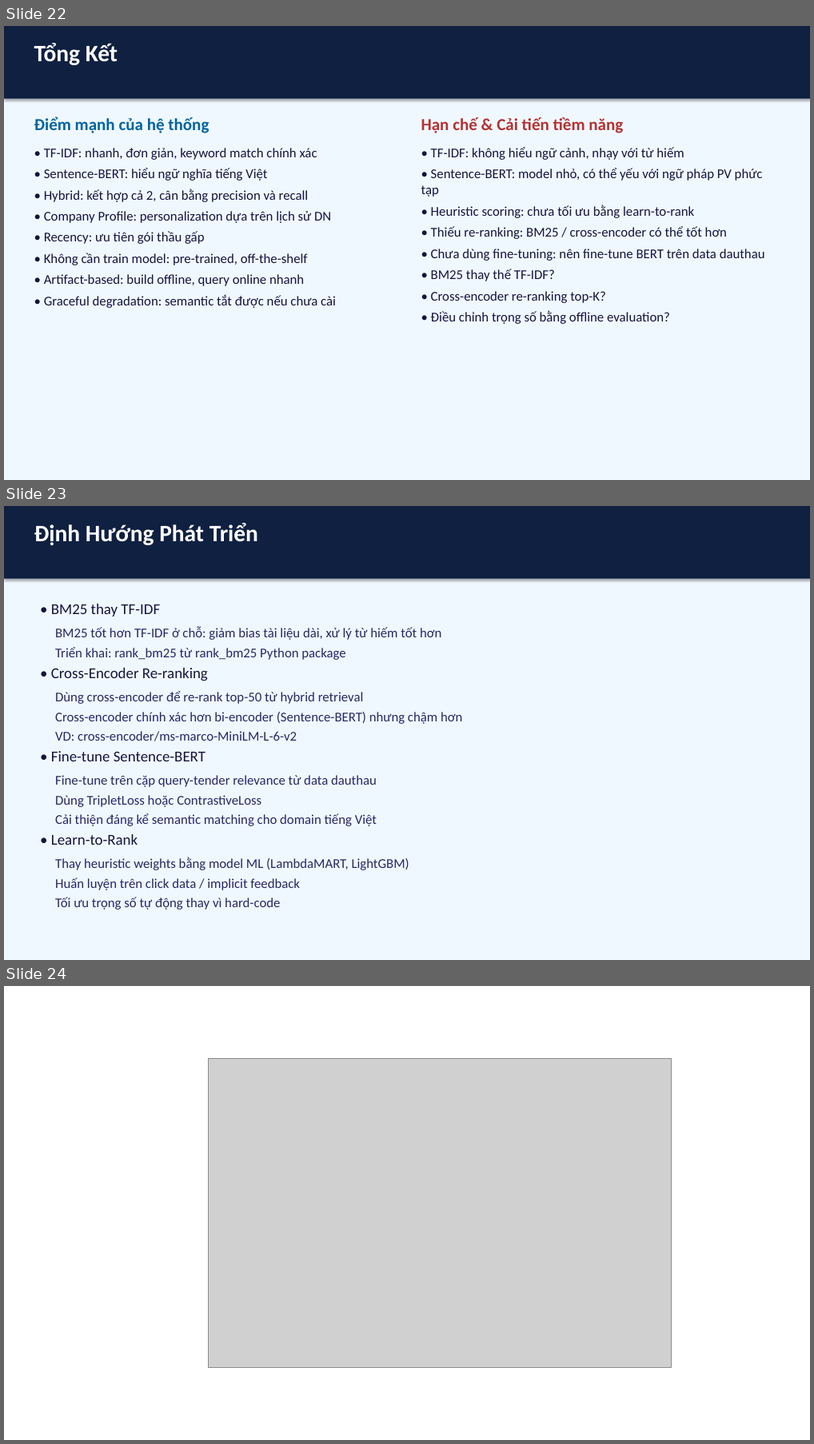
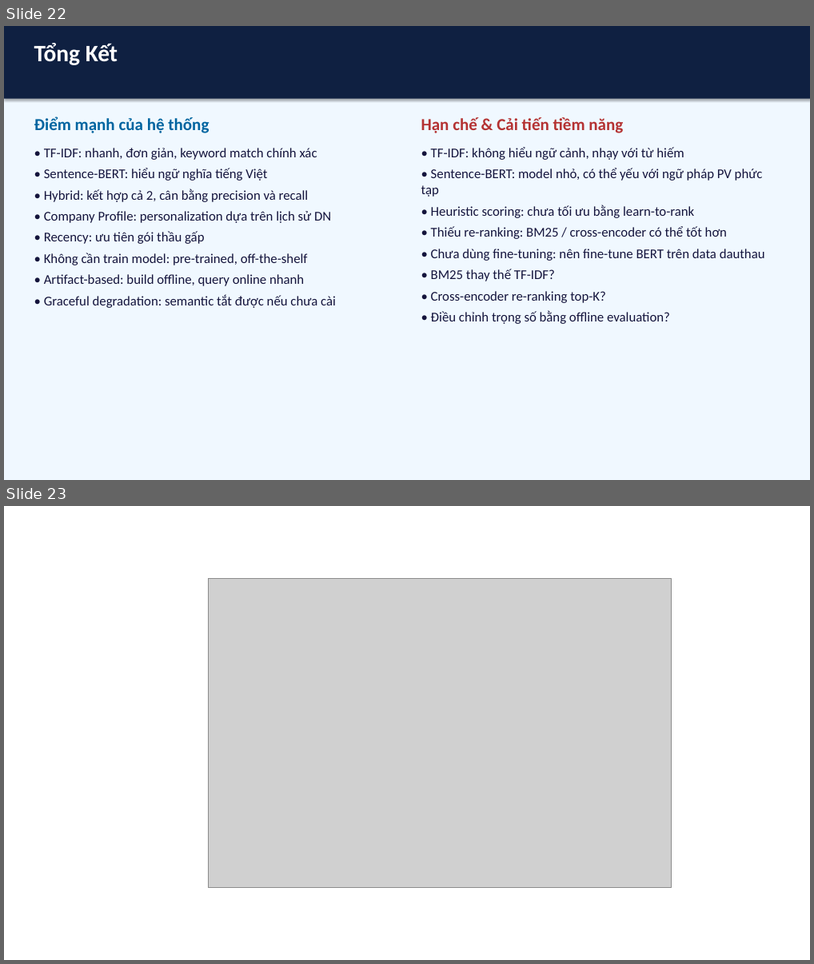
Before and after one commit to minhnc9504/DAUTHAU, a slide deck: Presentation ML.pptx. Shown one above the other, each under a label of ours: slides 22, 23 and 24 before the commit, slides 22 and 23 after it. The pictures are 814x1444 and 814x964 pixels, drawn with LibreOffice and Linux fonts; fonts in the diff are those of the drawing; grey boxes stand for pictures. Boxes give left, top, right and bottom in pixels: in the first picture for what was removed or moved away, otherwise in the second. Text is boxed around its words. In the diff, an @@ line names an element or a change of style, - is before the commit and + after.

```diff
--- a/Presentation ML.pptx
+++ b/Presentation ML.pptx
@@ slide 23 removed at [4,506,810,960], background #F0F8FF @@
@@ rectangle removed at [4,506,810,579] @@
@@ text removed at [34,523,258,546] @@
-Định Hướng Phát Triển
@@ text removed at [51,604,462,909] @@
-• BM25 thay TF-IDF
-BM25 tốt hơn TF-IDF ở chỗ: giảm bias tài liệu dài, xử lý từ hiếm tốt hơn
-Triển khai: rank_bm25 từ rank_bm25 Python package
-• Cross-Encoder Re-ranking
-Dùng cross-encoder để re-rank top-50 từ hybrid retrieval
-Cross-encoder chính xác hơn bi-encoder (Sentence-BERT) nhưng chậm hơn
-VD: cross-encoder/ms-marco-MiniLM-L-6-v2
-• Fine-tune Sentence-BERT
-Fine-tune trên cặp query-tender relevance từ data dauthau
-Dùng TripletLoss hoặc ContrastiveLoss
-Cải thiện đáng kể semantic matching cho domain tiếng Việt
-• Learn-to-Rank
-Thay heuristic weights bằng model ML (LambdaMART, LightGBM)
-Huấn luyện trên click data / implicit feedback
-Tối ưu trọng số tự động thay vì hard-code
@@ what was slide 24 is now slide 23 @@
```
